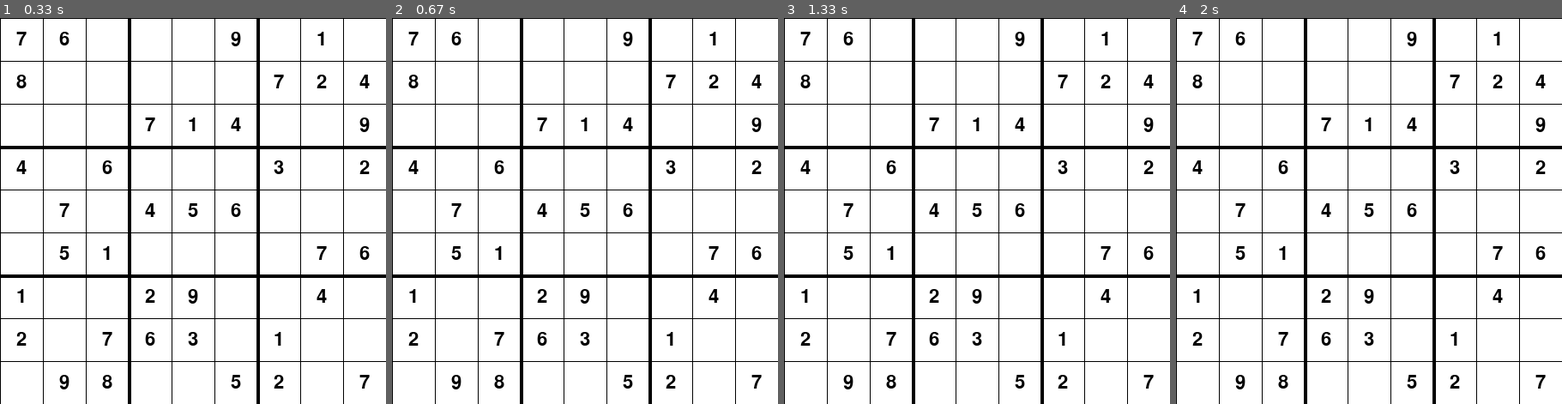
Above: before the commit, frames 1-4 (left to right).
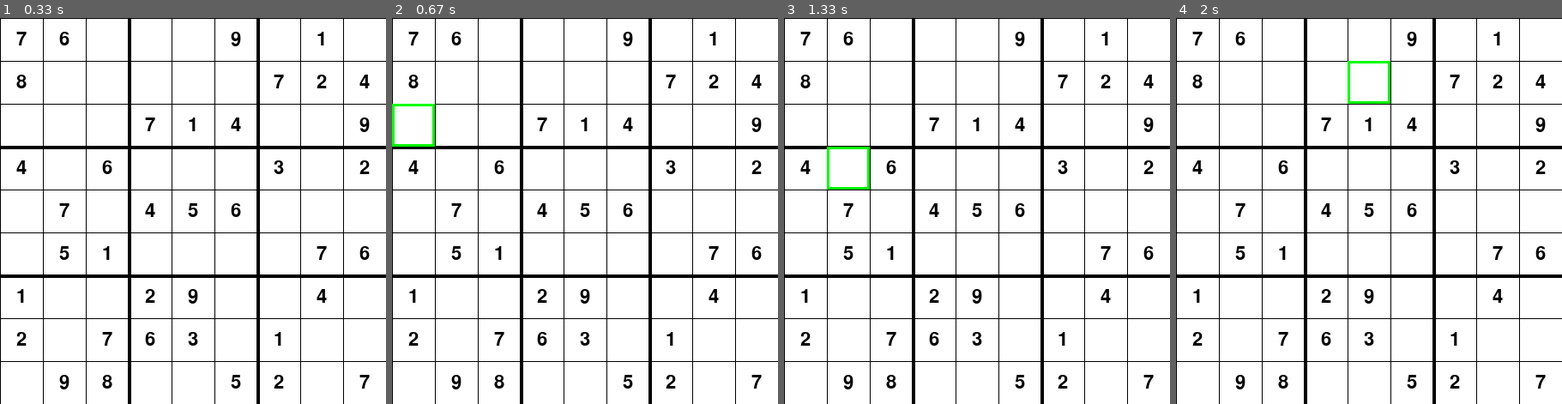
Above: after the commit, the same moments.

Repository: AnhLe-Axel/Sudoku-Python
Game: pygame game, started from GUI.py
Two runs of this game, one before a commit and one after it. Both use one fixed random seed, a clock stepped at 60 frames per second and the inputs below.
Inputs (mouse positions are in pixels of both pictures, inside the frame that each line leads up to):
- Up to frame 1 (0.33 s): no input
- Up to frame 2 (0.67 s): click (415, 126) at 0.38 s
- Up to frame 3 (1.33 s): click (977, 234) at 0.72 s; click (857, 153) at 1.05 s
- Up to frame 4 (2 s): click (1507, 346) at 1.38 s; click (1376, 79) at 1.72 s

Frame 1 is identical in both runs. In frame 2, 0.3% of the frame differs, in the area x 0-12%, y 22-34%; in frame 3, 0.3%; in frame 4, 0.3%.

Commit message:
Updated select square functionality

Diff:
--- a/GUI.py
+++ b/GUI.py
@@ -31,6 +31,9 @@
             pygame.quit()
             exit()
 
+        if event.type == pygame.MOUSEBUTTONDOWN:
+            grid.click(event.pos)
+
     screen.fill("White")
     grid.draw(font)
 
--- a/Module.py
+++ b/Module.py
@@ -2,23 +2,28 @@
 import copy
 
 class Square:
-    def __init__(self, row, col, value):
+    def __init__(self, row, col, value, width):
         self.row = row
         self.col = col
         self.value = value
+        self.width = width
         self.selected = False
-        self.rect = None
+        self.text_rect = None
+        self.border_rect = pygame.Surface((width, width)).get_rect(center=(row*width + width/2, col*width + width/2))
 
     def select(self):
         if self.selected == False: self.selected = True
 
-    def draw(self, gap, font, surface):
+    def de_select(self):
+        if self.selected == True: self.selected = False
+
+    def draw(self, font, surface):
         text = font.render("" if self.value == 0 else str(self.value), True, (0, 0, 0))
-        self.rect = text.get_rect(center=(self.row*gap + gap/2, self.col*gap + gap/2))
-        surface.blit(text, self.rect)
+        self.text_rect = text.get_rect(center=(self.row*self.width + self.width/2, self.col*self.width + self.width/2))
+        surface.blit(text, self.text_rect)
 
         if self.selected:
-            pygame.draw.rect(surface, "Green", self.rect, 1)
+            pygame.draw.rect(surface, "Green", self.border_rect, 3)
 
 class Grid:
     def __init__(self, size, width, board, surface):
@@ -26,10 +31,11 @@
         self.width = width
         self.board = board
         self.surface = surface
-        self.squares = [[Square(i, j, board[i][j]) for j in range(size)] for i in range(size)]
+        self.squares = [[Square(i, j, board[i][j], width/size) for j in range(size)] for i in range(size)]
         self.temp = copy.deepcopy(board)
 
     def draw(self, font):
+        # Draw the grid
         gap = self.width/self.size
         for i in range(self.size):
             if i % 3 == 0 and i != 0:
@@ -39,6 +45,16 @@
             pygame.draw.line(self.surface, (0, 0, 0), (0, i*gap), (self.width, i*gap), thick)
             pygame.draw.line(self.surface, (0, 0, 0), (i * gap, 0), (i * gap, self.width), thick)
 
+        # Fill in the number
         for i in range(self.size):
             for j in range(self.size):
-                self.squares[i][j].draw(gap, font, self.surface)
+                self.squares[i][j].draw(font, self.surface)
+
+    def click(self, mouse_pos):
+        for i in range(self.size):
+            for j in range(self.size):
+                if self.squares[i][j].value == 0:
+                    if self.squares[i][j].border_rect.collidepoint(mouse_pos):
+                        self.squares[i][j].select()
+                    else:
+                        self.squares[i][j].de_select()
